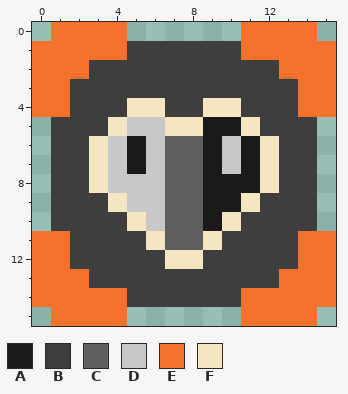
Edited in one commit: pixel-art sprite (favicon-16-tf.png). Above, as it was before the edit.
The file is 16x16 pixels.
Palette (. is transparent): A #1a1a1a  B #3e3e3e  C #5f5f5f  D #c8c8c8  E #f4722b  F #f5e5c1
And afterwards:
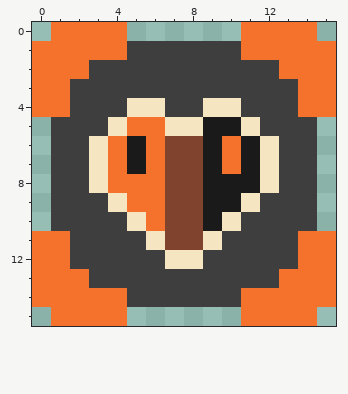
Commit message: philosophy page pilot, favicons update
The edit:
colour C: #5f5f5f -> #80432e
y 5: x 5..6 DD -> EE
y 6..7: x 4 D -> E; x 6 D -> E; x 10 D -> E
y 8: x 4..6 DDD -> EEE
y 9: x 5..6 DD -> EE
y 10: x 6 D -> E
Boxes around the changes in both pictures, in picture pixels (x1, y1, x2, y2):
changed: (108, 117, 241, 250)
